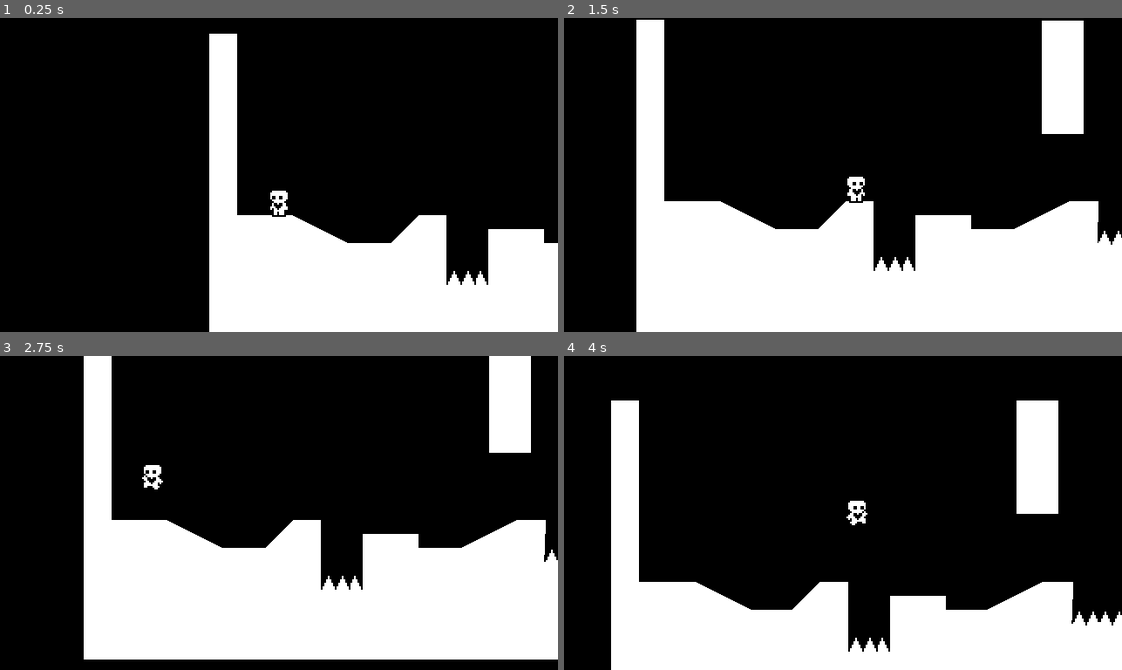
Above: before the commit, frames 1-4 (two rows, left to right).
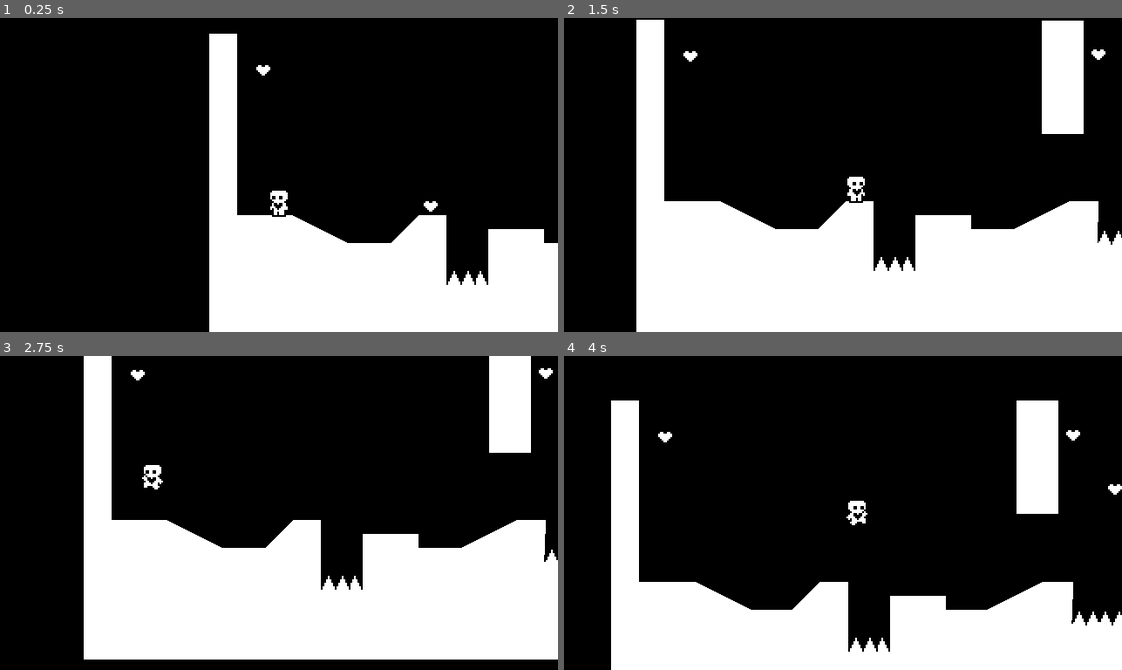
Above: after the commit, the same moments.

Repository: anqeloh/HeartPlatformer
Game: Godot game, scene res://Scenes/world.tscn
Two runs of this game, one before a commit and one after it. Both use one fixed random seed, a clock stepped at 60 frames per second and the inputs below.
Inputs:
- Up to frame 1 (0.25 s): no input
- Up to frame 2 (1.5 s): hold Right (ui_right) from 0.53 s (still down); tap Up (ui_up) at 0.77 s
- Up to frame 3 (2.75 s): tap Up (ui_up) at 1.52 s; release Right (ui_right) at 2.03 s; hold Left (ui_left) from 2.03 s (still down)
- Up to frame 4 (4 s): release Left (ui_left) at 2.78 s; hold Right (ui_right) from 2.78 s (still down); tap Up (ui_up) at 3.02, 3.77 s

The runs differ from the first frame. In frame 1, 0.1% of the frame differs, in the area x 45-79%, y 15-62%; in frame 2, 0.1%; in frame 3, 0.1%; in frame 4, 0.2%, in the area x 16-100%, y 23-45%.

Commit message:
Progress Check #6 - Completed

Diff:
--- a/Scenes/world.tscn
+++ b/Scenes/world.tscn
@@ -1,8 +1,10 @@
-[gd_scene load_steps=5 format=3 uid="uid://cuh64w7wf43fk"]
+[gd_scene load_steps=7 format=3 uid="uid://cuh64w7wf43fk"]
 
 [ext_resource type="Script" path="res://Scripts/world.gd" id="1_62h40"]
 [ext_resource type="PackedScene" uid="uid://d0kstsyrpm2b0" path="res://Scenes/player.tscn" id="2_282bp"]
 [ext_resource type="PackedScene" uid="uid://dyv1cflyjfxr2" path="res://spikes.tscn" id="3_k7jcg"]
+[ext_resource type="PackedScene" uid="uid://bijpeor1ocrpw" path="res://heart.tscn" id="4_fdm2c"]
+[ext_resource type="PackedScene" uid="uid://na6ucdy15etk" path="res://level_completed.tscn" id="5_1vv2t"]
 
 [sub_resource type="RectangleShape2D" id="RectangleShape2D_0rsnj"]
 size = Vector2(23.5165, 64.8702)
@@ -45,3 +47,23 @@
 
 [node name="Spikes4" parent="." instance=ExtResource("3_k7jcg")]
 position = Vector2(280, 129)
+
+[node name="Heart" parent="." instance=ExtResource("4_fdm2c")]
+position = Vector2(127, 99)
+
+[node name="Heart2" parent="." instance=ExtResource("4_fdm2c")]
+position = Vector2(289, 51)
+
+[node name="Heart3" parent="." instance=ExtResource("4_fdm2c")]
+position = Vector2(265, 20)
+
+[node name="Heart4" parent="." instance=ExtResource("4_fdm2c")]
+position = Vector2(308, -8)
+
+[node name="Heart5" parent="." instance=ExtResource("4_fdm2c")]
+position = Vector2(31, 21)
+
+[node name="CanvasLayer" type="CanvasLayer" parent="."]
+
+[node name="LevelCompleted" parent="CanvasLayer" instance=ExtResource("5_1vv2t")]
+visible = false
--- /dev/null
+++ b/Scripts/events.gd
@@ -0,0 +1,4 @@
+extends Node
+
+
+signal level_completed
--- a/Scripts/world.gd
+++ b/Scripts/world.gd
@@ -2,7 +2,13 @@
 
 @onready var collision_polygon_2d = $StaticBody2D/CollisionPolygon2D
 @onready var polygon_2d = $StaticBody2D/CollisionPolygon2D/Polygon2D
+@onready var level_completed = $CanvasLayer/LevelCompleted
 
 func _ready():
 	RenderingServer.set_default_clear_color(Color.BLACK)
 	polygon_2d.polygon = collision_polygon_2d.polygon
+	Events.level_completed.connect(show_level_completed)
+
+func show_level_completed():
+	level_completed.show()
+	get_tree().paused = true
--- /dev/null
+++ b/heart.gd
@@ -0,0 +1,7 @@
+extends Area2D
+
+func _on_body_entered(body):
+	queue_free()
+	var hearts = get_tree().get_nodes_in_group("Hearts")
+	if hearts.size() == 1:
+		Events.level_completed.emit()
--- /dev/null
+++ b/heart.tscn
@@ -0,0 +1,20 @@
+[gd_scene load_steps=4 format=3 uid="uid://bijpeor1ocrpw"]
+
+[ext_resource type="Texture2D" uid="uid://cbr3ohiq58572" path="res://Assets/heart.png" id="1_lb8qj"]
+[ext_resource type="Script" path="res://heart.gd" id="1_o0js5"]
+
+[sub_resource type="CircleShape2D" id="CircleShape2D_h5kfx"]
+radius = 5.0
+
+[node name="Heart" type="Area2D" groups=["Hearts"]]
+collision_layer = 0
+collision_mask = 2
+script = ExtResource("1_o0js5")
+
+[node name="Sprite2D" type="Sprite2D" parent="."]
+texture = ExtResource("1_lb8qj")
+
+[node name="CollisionShape2D" type="CollisionShape2D" parent="."]
+shape = SubResource("CircleShape2D_h5kfx")
+
+[connection signal="body_entered" from="." to="." method="_on_body_entered"]
--- /dev/null
+++ b/level_completed.tscn
@@ -0,0 +1,21 @@
+[gd_scene format=3 uid="uid://na6ucdy15etk"]
+
+[node name="LevelCompleted" type="ColorRect"]
+anchors_preset = 15
+anchor_right = 1.0
+anchor_bottom = 1.0
+grow_horizontal = 2
+grow_vertical = 2
+color = Color(0, 0, 0, 0.156863)
+
+[node name="CenterContainer" type="CenterContainer" parent="."]
+layout_mode = 1
+anchors_preset = 15
+anchor_right = 1.0
+anchor_bottom = 1.0
+grow_horizontal = 2
+grow_vertical = 2
+
+[node name="Label" type="Label" parent="CenterContainer"]
+layout_mode = 2
+text = "Level Completed!"
--- a/project.godot
+++ b/project.godot
@@ -14,6 +14,10 @@
 run/main_scene="res://Scenes/world.tscn"
 config/features=PackedStringArray("4.1", "Forward Plus")
 config/icon="res://Assets/icon.svg"
+
+[autoload]
+
+Events="*res://Scripts/events.gd"
 
 [display]
 
Binary file added: Assets/heart.png
Not shown, added: Assets/heart.png.import
